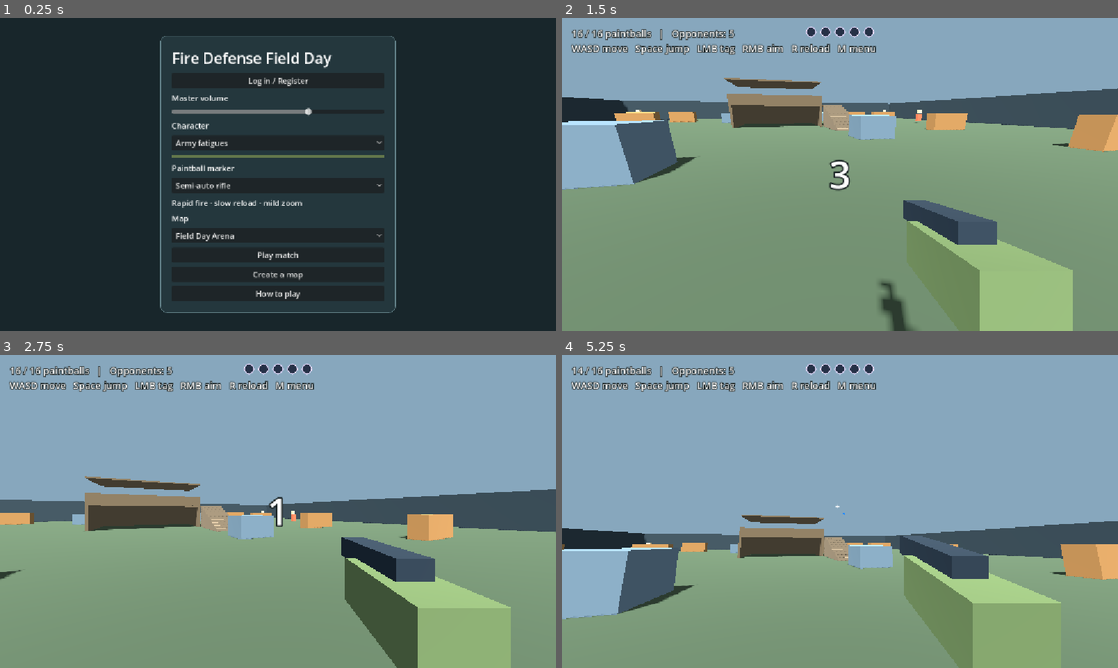
Above: before the commit, frames 1-4 (two rows, left to right).
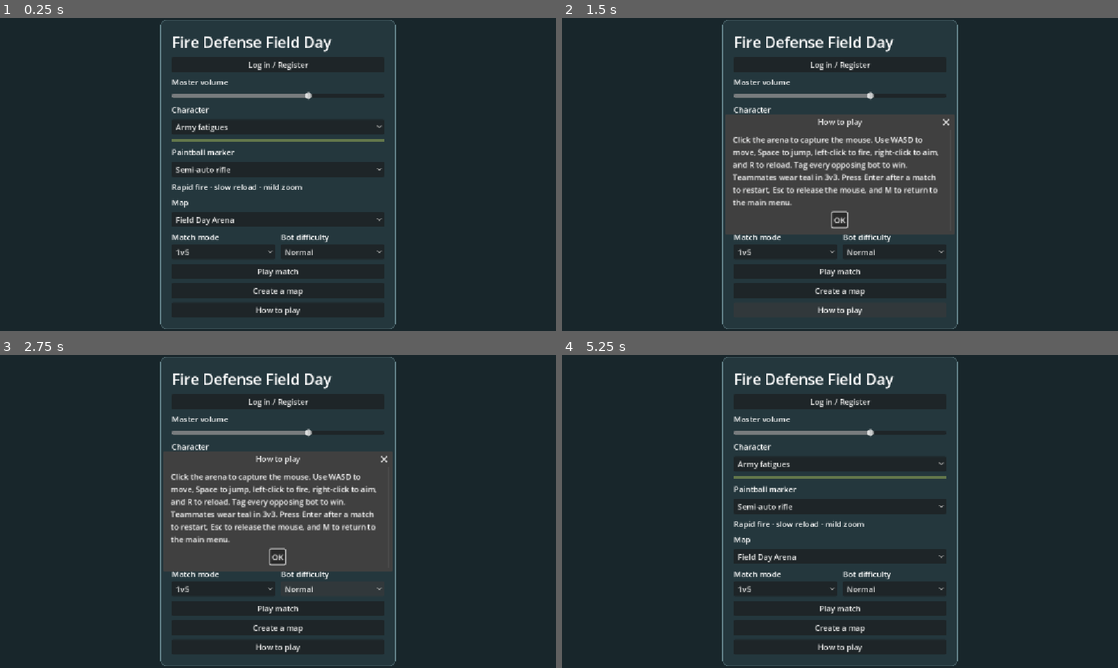
Above: after the commit, the same moments.

Repository: 302stang86/fdfd
Game: Godot game, scene res://menu.tscn
The game is run twice, just before and just after one commit, with the same random seed, the same clock (stepped at 60 frames per second) and the same inputs.
Inputs (mouse positions are in pixels of both pictures, inside the frame that each line leads up to):
- Up to frame 1 (0.25 s): no input
- Up to frame 2 (1.5 s): click (784, 252) at 0.5 s, where only the run after the commit has a clickable "1v5"; click (840, 309) at 1.25 s, where only the run after the commit has a clickable "How to play"
- Up to frame 3 (2.75 s): click (333, 589) at 2 s, where only the run after the commit has a clickable "Normal"
- Up to frame 4 (5.25 s): click (895, 589) at 2.75 s, where only the run after the commit has a clickable "Normal"; click (840, 608) at 3.5 s, where only the run after the commit has a clickable "Play match"; click (840, 608) at 4.25 s, where only the run after the commit has a clickable "Play match"; click (840, 558) at 5 s, where only the run after the commit has a clickable "OK"

The runs differ from the first frame. In frame 1, 5.5% of the frame differs, in the area x 28-72%, y 0-100%; in frame 2, 97%; in frame 3, 98%, in the area x 0-100%, y 0-100%; in frame 4, 98%.

Commit message:
Add match mode and bot difficulty to the menu

Diff:
--- a/menu.gd
+++ b/menu.gd
@@ -12,6 +12,8 @@
 var outfits: OptionButton
 var markers: OptionButton
 var maps: OptionButton
+var mode_picker: OptionButton
+var difficulty_picker: OptionButton
 var description: Label
 var preview: ColorRect
 var saved_maps: Dictionary = {}
@@ -76,10 +78,15 @@
 	markers.item_selected.connect(func(index: int): description.text = DESCRIPTIONS[index])
 	maps = picker("Map", [])
 	refresh_maps()
+	var rules := HBoxContainer.new()
+	rules.add_theme_constant_override("separation", 12)
+	home.add_child(rules)
+	mode_picker = rules_picker(rules, "Match mode", ["1v5", "3v3"], 0)
+	difficulty_picker = rules_picker(rules, "Bot difficulty", ["Easy", "Normal", "Hard"], 1)
 	add_button("Play match", play_match)
 	add_button("Create a map", open_editor)
 	add_button("How to play", func(): show_info("How to play",
-		"Click the arena to capture the mouse. Use WASD to move, Space to jump, left-click to fire, right-click to aim, and R to reload. Tag all five bots to win. Press Enter after a match to restart, Esc to release the mouse, and M to return to the main menu."))
+		"Click the arena to capture the mouse. Use WASD to move, Space to jump, left-click to fire, right-click to aim, and R to reload. Tag every opposing bot to win. Teammates wear teal in 3v3. Press Enter after a match to restart, Esc to release the mouse, and M to return to the main menu."))
 
 func add_label(value: String) -> Label:
 	var label := Label.new()
@@ -99,6 +106,20 @@
 	for value in values:
 		options.add_item(value)
 	home.add_child(options)
+	return options
+
+func rules_picker(row: HBoxContainer, heading: String, items: Array, selected: int) -> OptionButton:
+	var column := VBoxContainer.new()
+	column.size_flags_horizontal = Control.SIZE_EXPAND_FILL
+	row.add_child(column)
+	var label := Label.new()
+	label.text = heading
+	column.add_child(label)
+	var options := OptionButton.new()
+	for item in items:
+		options.add_item(item)
+	options.select(selected)
+	column.add_child(options)
 	return options
 
 func apply_volume(value: float) -> void:
@@ -134,6 +155,8 @@
 	arena.marker_id = markers.selected
 	arena.outfit_color = Color(COLORS[outfits.selected])
 	arena.map_id = maps.selected
+	arena.team_match = mode_picker.selected == 1
+	arena.difficulty = difficulty_picker.selected
 	if maps.selected >= 2:
 		arena.custom_layout = saved_maps[maps.get_selected_metadata()]
 	arena.menu_requested.connect(return_home)
